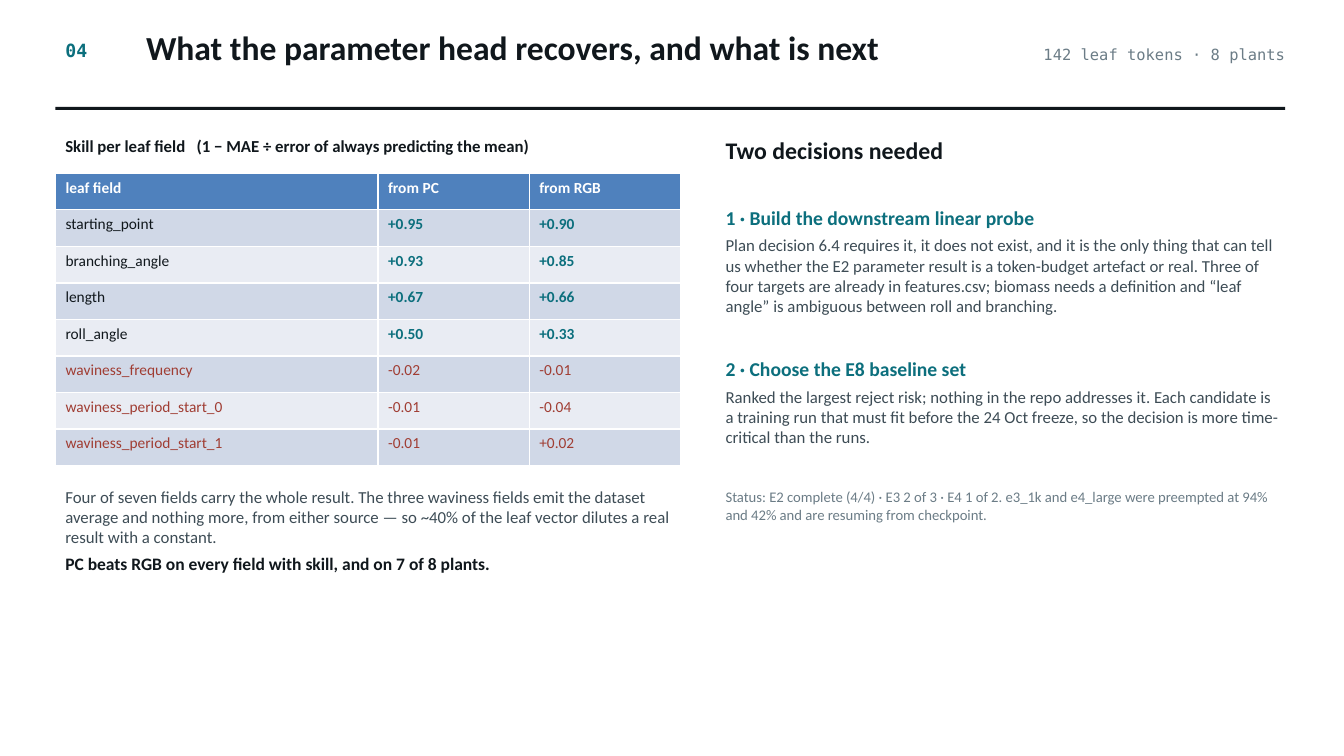
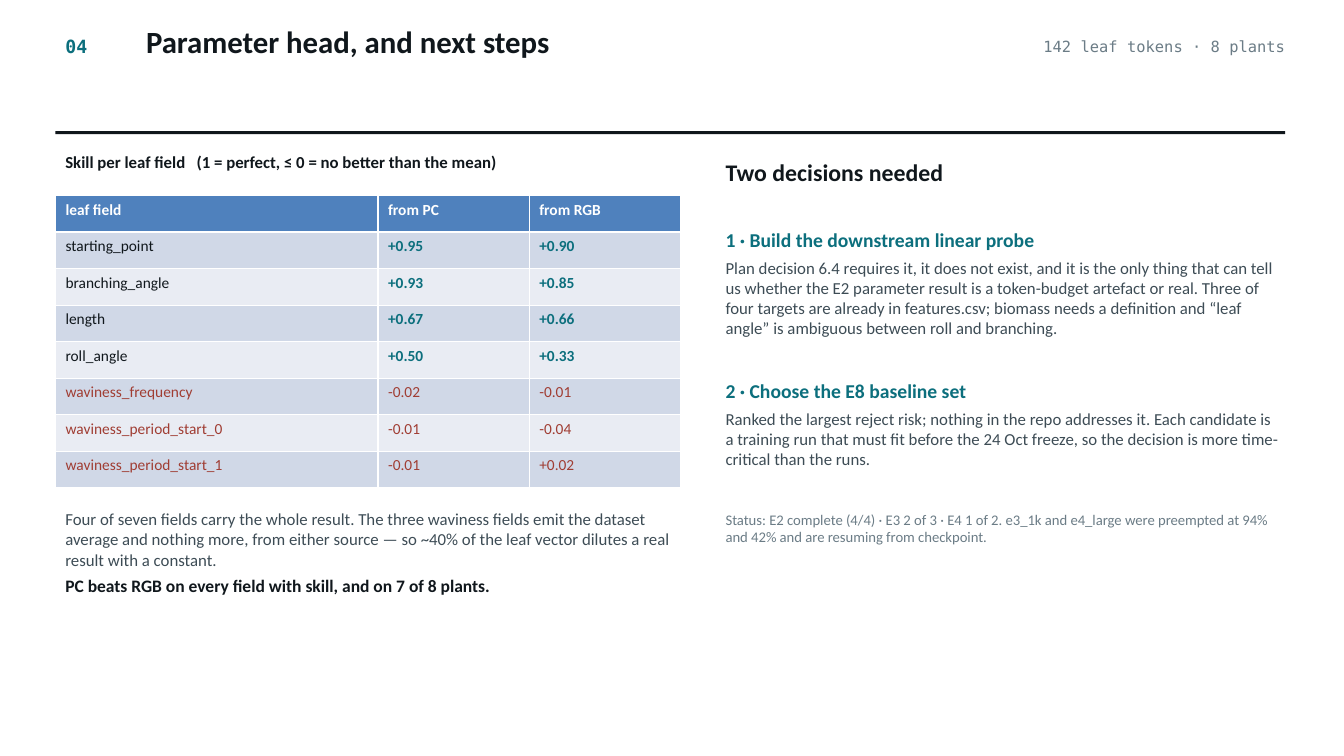
Before and after one commit to alloydas/embodiedmae, a slide deck: slide 5 of sorghum_results_2026-09-20.pptx. Drawn at 1344x756 pixels with LibreOffice and Linux fonts; fonts in the diff are those of the drawing. Boxes give left, top, right and bottom in pixels: in the first picture for what was removed or moved away, otherwise in the second. Text is boxed around its words. In the diff, an @@ line names an element or a change of style, - is before the commit and + after.

```diff
--- a/sorghum_results_2026-09-20.pptx
+++ b/sorghum_results_2026-09-20.pptx
@@ text "04": place and size @@
-text "04" at (65, 43, 87, 58)
+text "04" at (65, 39, 87, 54)
@@ text at (146, 31, 549, 58): text changed; size 24 to 22 pt @@
-What the parameter head recovers, and what is next
+Parameter head, and next steps
@@ text "142 leaf tokens · 8 ...": place and size @@
-text "142 leaf tokens · 8 ..." at (1043, 48, 1285, 63)
+text "142 leaf tokens · 8 ..." at (1043, 40, 1285, 55)
@@ rectangle: place and size @@
-rectangle at (55, 107, 1286, 110)
+rectangle at (55, 131, 1286, 134)
@@ text at (65, 155, 497, 171): text changed @@
-Skill per leaf field (1 − MAE ÷ error of always predicting the mean)
+Skill per leaf field (1 = perfect, ≤ 0 = no better than the mean)
@@ text "Two decisions needed": place and size @@
-text "Two decisions needed" at (726, 142, 1278, 523)
+text "Two decisions needed" at (726, 164, 1278, 545)
@@ table: place and size @@
-table at (55, 173, 681, 466)
+table at (55, 196, 681, 488)
@@ text "Four of seven fields carry ...": place and size @@
-text "Four of seven fields carry ..." at (65, 491, 669, 573)
+text "Four of seven fields carry ..." at (65, 513, 669, 595)
```
Also in this commit, not shown: 3 other slides changed, 1 other file.
